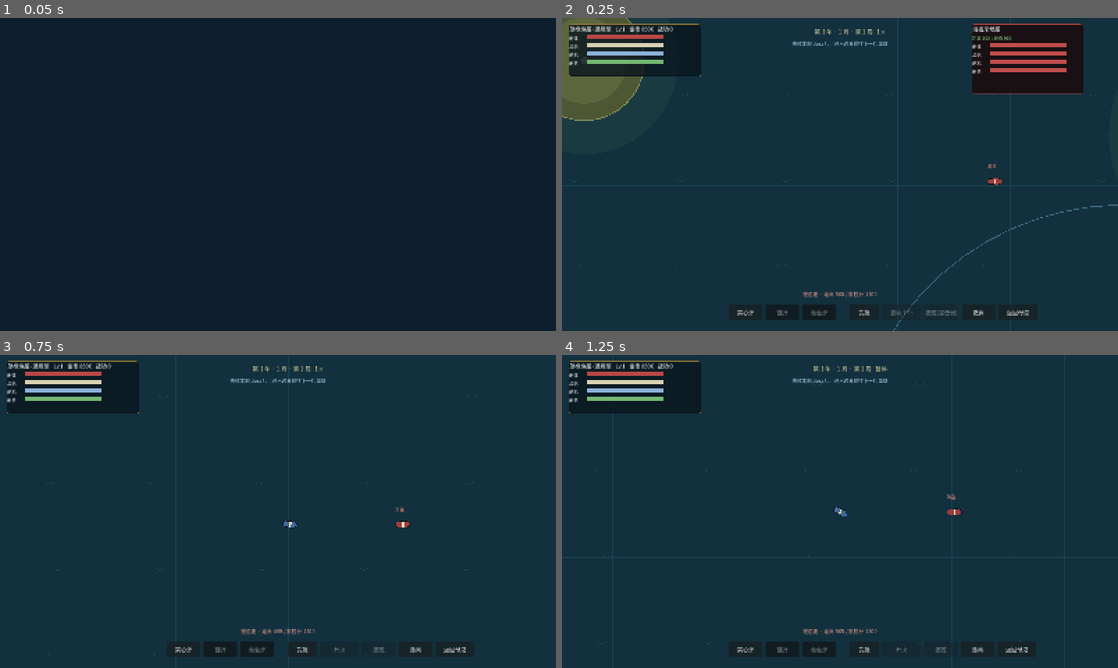
Above: before the commit, frames 1-4 (two rows, left to right).
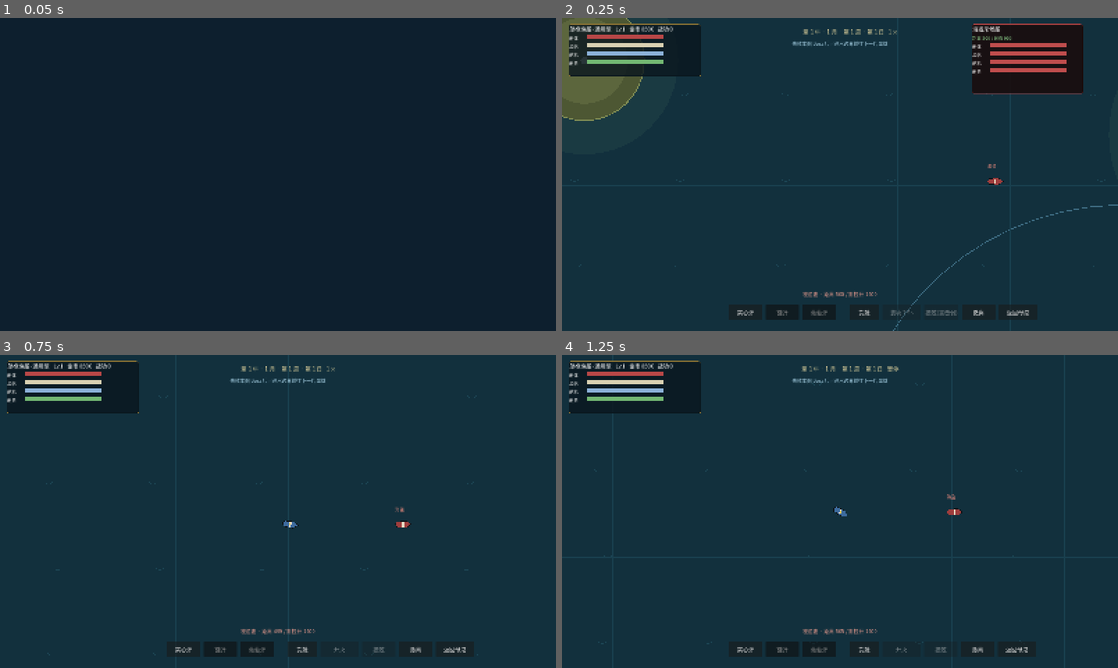
Above: after the commit, the same moments.

Repository: lucifermbbgh/OceanHero
Game: Godot game, scene res://tests/integration/run.tscn
The game is run twice, just before and just after one commit, with the same random seed, the same clock (stepped at 60 frames per second) and the same inputs. This scene is started directly instead of the project's main scene.
Inputs (mouse positions are in pixels of both pictures, inside the frame that each line leads up to):
- Up to frame 1 (0.05 s): no input
- Up to frame 2 (0.25 s): no input
- Up to frame 3 (0.75 s): tap Enter at 0.5 s; move the mouse to (400, 495) at 0.52 s; hold D (steer_right) from 0.53 s (still down); tap B at 0.6 s; click (400, 495) at 0.67 s
- Up to frame 4 (1.25 s): keep holding D (steer_right); tap Space at 0.77 s

Frame 1 is identical in both runs. In frame 2, 0.1% of the frame differs, in the area x 43-61%, y 3-6%; in frame 3, 0.1%; in frame 4, 0.2%.

Commit message:
feat(1.3.8): 击沉接入势力声望、旧国家id映射、日期显示到日
- faction_for_kill：海盗→幽溟，各国→所在海图国家，交界图取首个
- NATION_TO_FACTION + faction_id_of：lan→yunlan 等映射
- 海战击沉结算势力声望并提示
- date_text 增加「日」
- 版本号 1.3.8；单元 66 + 集成 840 全绿

Diff:
--- a/project.godot
+++ b/project.godot
@@ -15,7 +15,7 @@
 run/main_scene="res://scenes/main.tscn"
 config/features=PackedStringArray("4.7", "GL Compatibility")
 config/icon="res://icon.svg"
-config/version="1.3.7"
+config/version="1.3.8"
 [autoload]
 
 EventBus="*res://scripts/core/event_bus.gd"
--- a/scripts/core/game_state.gd
+++ b/scripts/core/game_state.gd
@@ -704,6 +704,30 @@
 ## 1.3.6：按船只等级结算势力声望（敌方/友方方向由调用方决定）
 func apply_ship_rep(fid: String, ship_level: int) -> void:
 	rep_for_sinking(fid, ship_level)
+
+## 海图国家 id → 新势力 id（1.3.6 起澜国改名为云澜）
+const NATION_TO_FACTION := {
+	"lan": "yunlan", "chilin": "chilin", "shuangyu": "shuangyu",
+	"xuanjiao": "xuanjiao", "baijing": "baijing", "cangwu": "cangwu",
+	"youming": "youming",
+}
+
+func faction_id_of(nation: String) -> String:
+	return String(NATION_TO_FACTION.get(nation, nation))
+
+## 1.3.8：击沉时归属哪个势力（海盗 → 幽溟；各国 → 所在海图国家；交界图取首个）
+func faction_for_kill(map_index: int, ship_faction: String) -> String:
+	if ship_faction == "pirate":
+		return "youming"
+	var md: Resource = DataRegistry.get_map(map_index)
+	if md != null:
+		var n := String(md.get("nation"))
+		if n != "":
+			return faction_id_of(n)
+		var arr: Array = md.get("nations")
+		if arr != null and arr.size() > 0:
+			return faction_id_of(String(arr[0]))
+	return "yunlan"
 
 func on_enemy_killed(kind: String, is_boss: bool, target_nation: String = "") -> void:
 	# 通缉度
--- a/scripts/core/time_service.gd
+++ b/scripts/core/time_service.gd
@@ -55,7 +55,8 @@
 	return total_days % DAYS_PER_WEEK + 1
 
 func date_text() -> String:
-	return "第 %d 年 · %d 月 · 第 %d 周" % [year(), month(), week_of_month()]
+	return "第 %d 年 · %d 月 · 第 %d 周 · 第 %d 日" % [
+		year(), month(), week_of_month(), day_of_week()]
 
 func speed_text() -> String:
 	if paused:
--- a/scripts/sea/sea_scene.gd
+++ b/scripts/sea/sea_scene.gd
@@ -2237,6 +2237,12 @@
 		hud.ticker(LootSystem.describe(result))
 	else:
 		hud.ticker("%s 被击沉" % String(ship.get("display_name")))
+	# 1.3.8：击沉结算势力声望（阵营 → 势力 id，等级取船只等级）
+	var fid: String = GameState.faction_for_kill(map_index, String(ship.get("faction")))
+	var shp_level := clampi(int(ceil(float(map_index) / 3.0)), 1, 10)
+	GameState.apply_ship_rep(fid, shp_level)
+	if by_player:
+		hud.ticker("%s 声望 %+d" % [String(GameState.FACTION_V2_NAMES.get(fid, fid)), -shp_level])
 	var eid_raw: Variant = ship.get("enemy_id")
 	var eid := StringName(eid_raw) if eid_raw != null else &""
 	if String(eid) != "":
--- a/tests/integration/run.gd
+++ b/tests/integration/run.gd
@@ -27,6 +27,7 @@
 	await _test_exchange()
 	await _test_cross_port()
 	await _test_quest_board()
+	await _test_v138_kill_rep()
 	await _test_v136_faction_rep()
 	await _test_v135_patrols()
 	await _test_v134_license()
@@ -660,6 +661,24 @@
 	for i in range(n):
 		await get_tree().physics_frame
 
+# ---------------- 1.3.8 击沉接入势力声望 ----------------
+func _test_v138_kill_rep() -> void:
+	print("\n[1.3.8 击沉归属]")
+	GameState.reset_new_game()
+	_ok(GameState.faction_for_kill(1, "navy") == "yunlan", "1 号图海军属云澜",
+		GameState.faction_for_kill(1, "navy"))
+	_ok(GameState.faction_for_kill(1, "pirate") == "youming", "海盗属幽溟")
+	_ok(GameState.faction_for_kill(6, "navy") == "yunlan", "交界图取首个势力",
+		GameState.faction_for_kill(6, "navy"))
+	_ok(GameState.faction_for_kill(15, "navy") == "xuanjiao", "15 号图属玄礁",
+		GameState.faction_for_kill(15, "navy"))
+	# 击沉扣对应势力声望
+	GameState.rep_for_sinking("yunlan", 4)
+	_ok(GameState.faction_rep_of("yunlan") == -4, "击沉云澜船扣 4 点")
+	# 日期显示含「日」
+	_ok(TimeService.date_text().contains("日"), "日期显示含日单位", TimeService.date_text())
+	GameState.reset_new_game()
+
 # ---------------- 1.3.6 势力声望面板 ----------------
 func _test_v136_faction_rep() -> void:
 	print("\n[1.3.6 势力声望]")
Not shown, added: docs/版本文档/1.3.8-升级说明.md
Not shown, changed: docs/版本文档/版本规划.md
